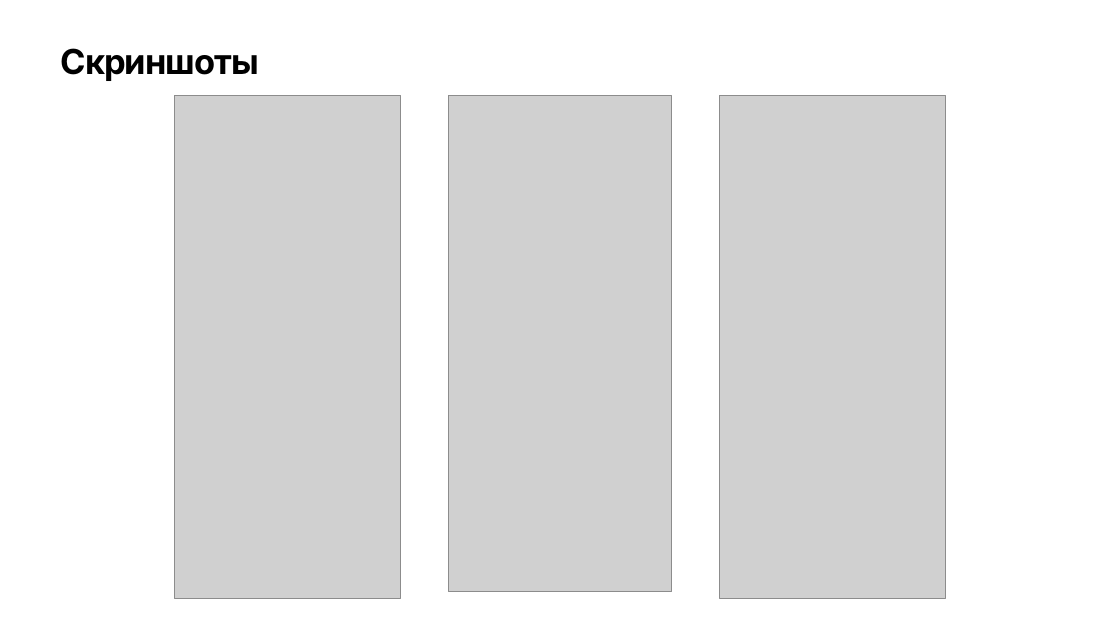
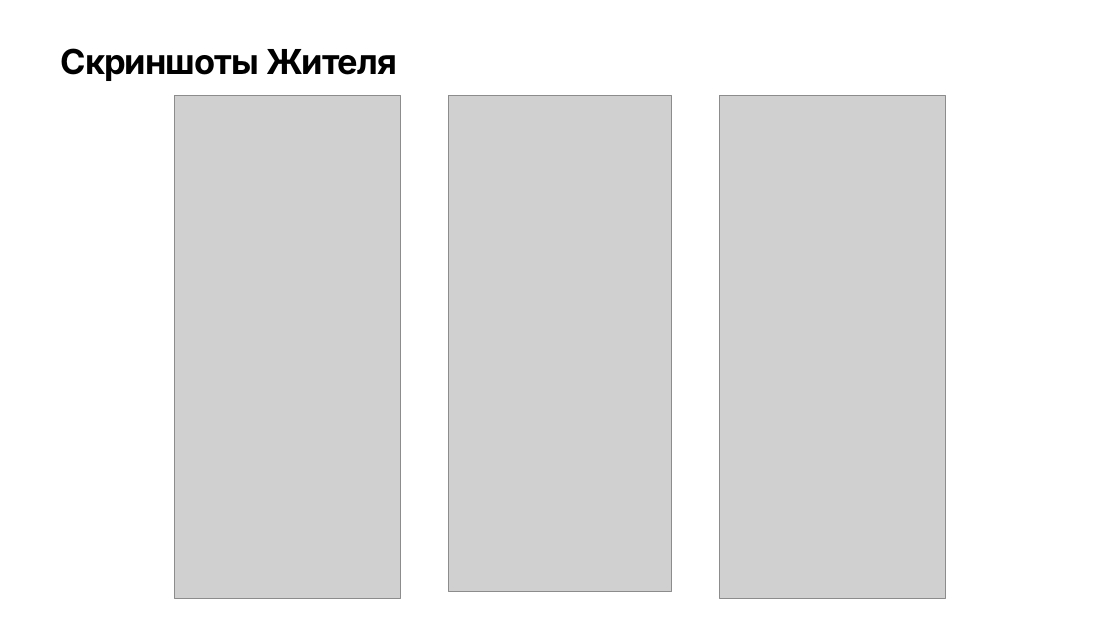
Before and after one commit to SergeyKrivoshchapov/maxhackathon, a slide deck: slide 7 of Защита.pptx. Drawn at 1120x630 pixels with LibreOffice and Linux fonts; fonts in the diff are those of the drawing; grey boxes stand for pictures. Boxes give left, top, right and bottom in pixels: in the first picture for what was removed or moved away, otherwise in the second. Text is boxed around its words. In the diff, an @@ line names an element or a change of style, - is before the commit and + after.

```diff
--- a/Защита.pptx
+++ b/Защита.pptx
@@ text at (x1=61, y1=48, x2=397, y2=81): text changed @@
-Скриншоты
+Скриншоты Жителя
```
Also in this commit, not shown: 3 other slides changed, 1 slide added, 4 other files.
